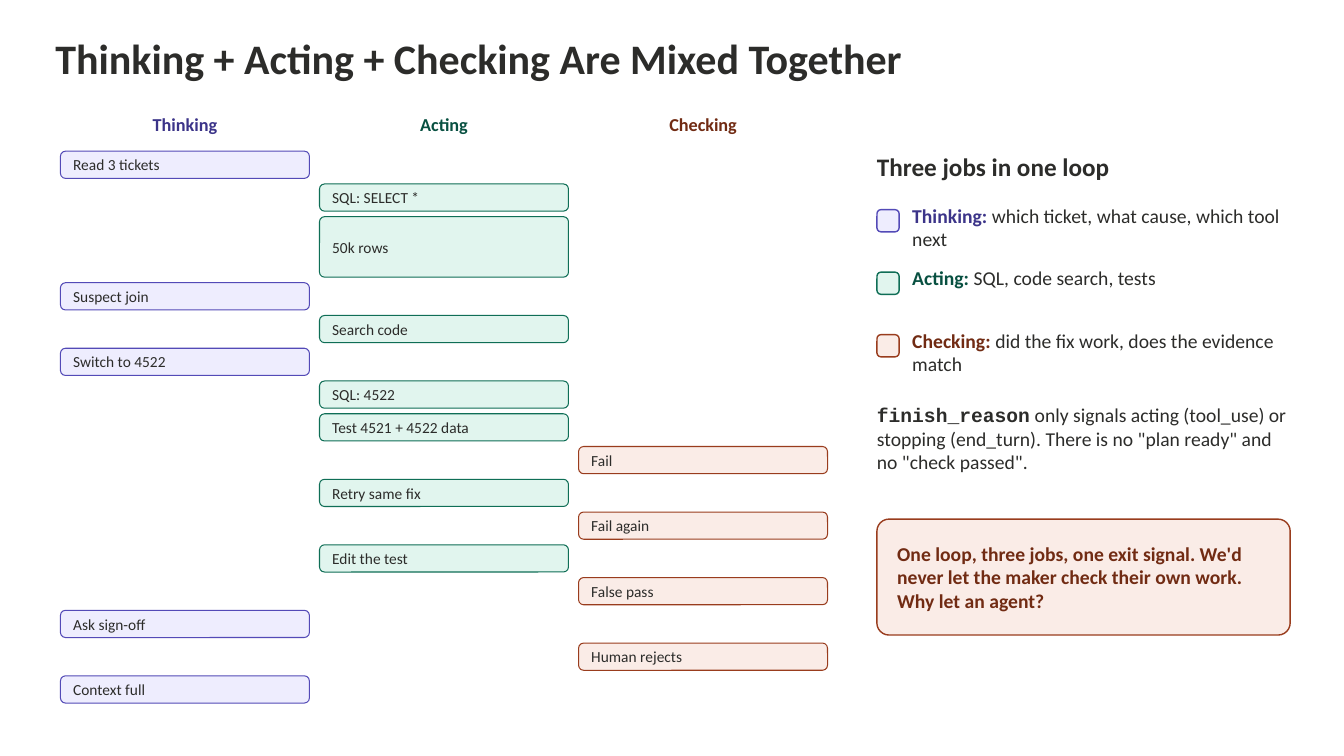
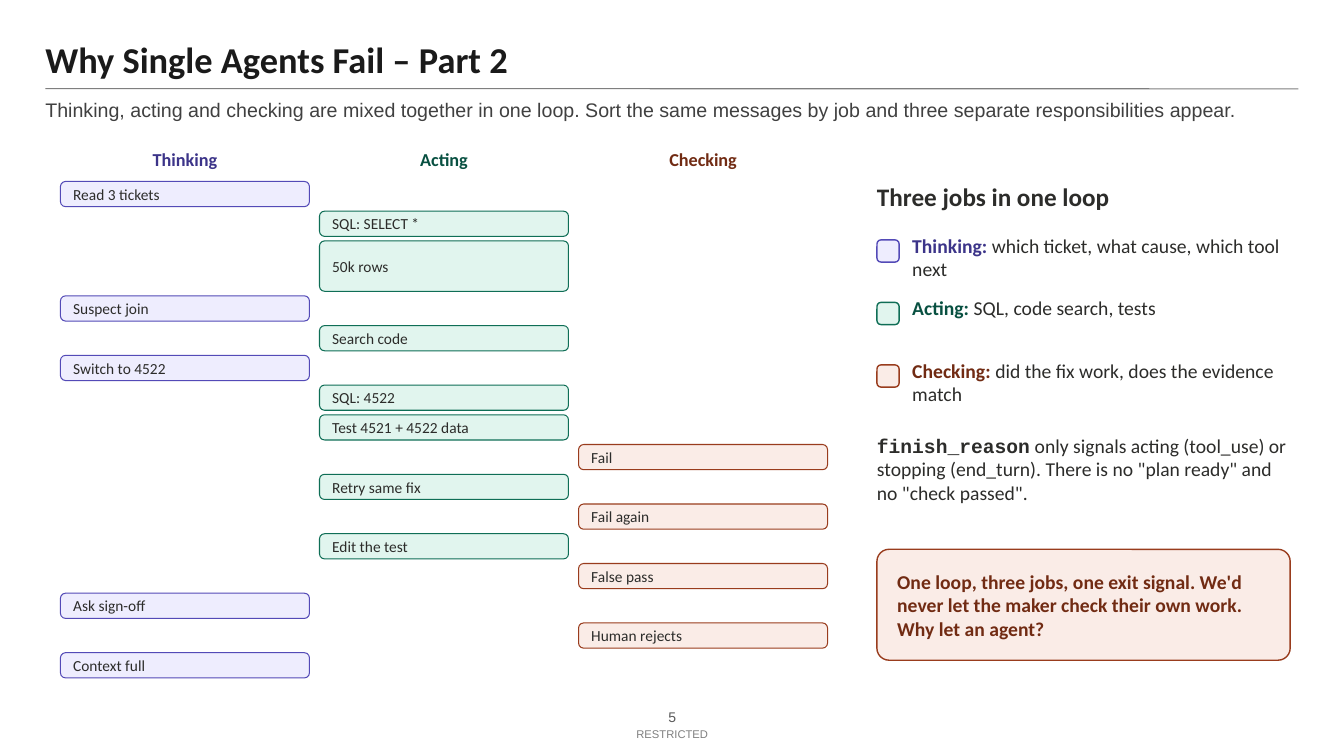
Before and after one commit to Amit-hub1998/multi-agent-subgraph-architecture, a slide deck: slide 5 of slides-01-06/Slides-01-06-GIF.pptx. Drawn at 1344x756 pixels with LibreOffice and Linux fonts; fonts in the diff are those of the drawing. Boxes give left, top, right and bottom in pixels: in the first picture for what was removed or moved away, otherwise in the second. Text is boxed around its words. In the diff, an @@ line names an element or a change of style, - is before the commit and + after.

```diff
--- a/slides-01-06/Slides-01-06-GIF.pptx
+++ b/slides-01-06/Slides-01-06-GIF.pptx
@@ text "Why Single Agents Fail – ..." at (x1=45, y1=47, x2=507, y2=79): vertical alignment top to bottom @@
@@ text at (x1=45, y1=47, x2=507, y2=79): text changed; size 30 to 26 pt; text colour #2C2C2A to #1A1A1A @@
-Thinking + Acting + Checking Are Mixed Together
+Why Single Agents Fail – Part 2
@@ line added from (45, 89) to (1299, 89), #7F7F7F 0.75 pt @@
@@ text added at (x1=45, y1=102, x2=1235, y2=121), 14 pt, text #404040 @@
+Thinking, acting and checking are mixed together in one loop. Sort the same messages by job and three separate responsibilities appear.
@@ 3 texts moved together from (x1=153, y1=118, x2=737, y2=134) to (x1=153, y1=153, x2=737, y2=169) @@
@@ proportions changed in 17 elements at (x1=320, y1=415, x2=569, y2=441), (x1=579, y1=445, x2=828, y2=470), (x1=320, y1=385, x2=569, y2=410), (x1=320, y1=475, x2=569, y2=500), (x1=60, y1=355, x2=310, y2=380), (x1=579, y1=504, x2=828, y2=529), (x1=320, y1=326, x2=569, y2=351), (x1=60, y1=296, x2=310, y2=322), (x1=320, y1=533, x2=569, y2=559), (x1=579, y1=564, x2=828, y2=589), (x1=60, y1=593, x2=310, y2=618), (x1=579, y1=623, x2=828, y2=648), (x1=320, y1=241, x2=569, y2=291), (x1=60, y1=652, x2=310, y2=678), (x1=320, y1=212, x2=569, y2=237), (x1=877, y1=549, x2=1291, y2=660), (x1=60, y1=181, x2=310, y2=207) @@
@@ rounded rectangle "50k rows" resized from (x1=320, y1=217, x2=569, y2=277) to (x1=320, y1=241, x2=569, y2=291) @@
@@ rounded rectangle "Suspect join" moved from (x1=60, y1=283, x2=310, y2=311) to (x1=60, y1=296, x2=310, y2=322) @@
@@ rounded rectangle "Search code" moved from (x1=320, y1=316, x2=569, y2=343) to (x1=320, y1=326, x2=569, y2=351) @@
@@ rounded rectangle "Switch to 4522" moved from (x1=60, y1=349, x2=310, y2=376) to (x1=60, y1=355, x2=310, y2=380) @@
@@ rounded rectangle "SQL: 4522" moved from (x1=320, y1=381, x2=569, y2=408) to (x1=320, y1=385, x2=569, y2=410) @@
@@ 5 rounded rectangles, 5 texts moved together from (x1=60, y1=151, x2=1286, y2=472) to (x1=60, y1=181, x2=1286, y2=503) @@
@@ rounded rectangle "Fail" moved from (x1=579, y1=447, x2=828, y2=474) to (x1=579, y1=445, x2=828, y2=470) @@
@@ rounded rectangle "Retry same fix" moved from (x1=320, y1=479, x2=569, y2=506) to (x1=320, y1=475, x2=569, y2=500) @@
@@ rounded rectangle "Fail again" moved from (x1=579, y1=512, x2=828, y2=539) to (x1=579, y1=504, x2=828, y2=529) @@
@@ rounded rectangle "Edit the test" moved from (x1=320, y1=545, x2=569, y2=573) to (x1=320, y1=533, x2=569, y2=559) @@
@@ rounded rectangle "False pass" moved from (x1=579, y1=578, x2=828, y2=605) to (x1=579, y1=564, x2=828, y2=589) @@
@@ rounded rectangle "One loop, three jobs, one ..." resized from (x1=877, y1=519, x2=1291, y2=635) to (x1=877, y1=549, x2=1291, y2=660) @@
@@ rounded rectangle "Ask sign-off" moved from (x1=60, y1=610, x2=310, y2=637) to (x1=60, y1=593, x2=310, y2=618) @@
@@ rounded rectangle "Human rejects" moved from (x1=579, y1=643, x2=828, y2=670) to (x1=579, y1=623, x2=828, y2=648) @@
@@ rounded rectangle "Context full" moved from (x1=60, y1=677, x2=310, y2=704) to (x1=60, y1=652, x2=310, y2=678) @@
@@ page number added at (x1=668, y1=712, x2=676, y2=722), 10 pt, text #595959 @@
+5
@@ text added at (x1=636, y1=730, x2=708, y2=738), 8 pt, text #7F7F7F @@
+RESTRICTED
```
Also in this commit, not shown: 7 other slides changed, 1 slide added, 1 slide removed, 19 other files.
